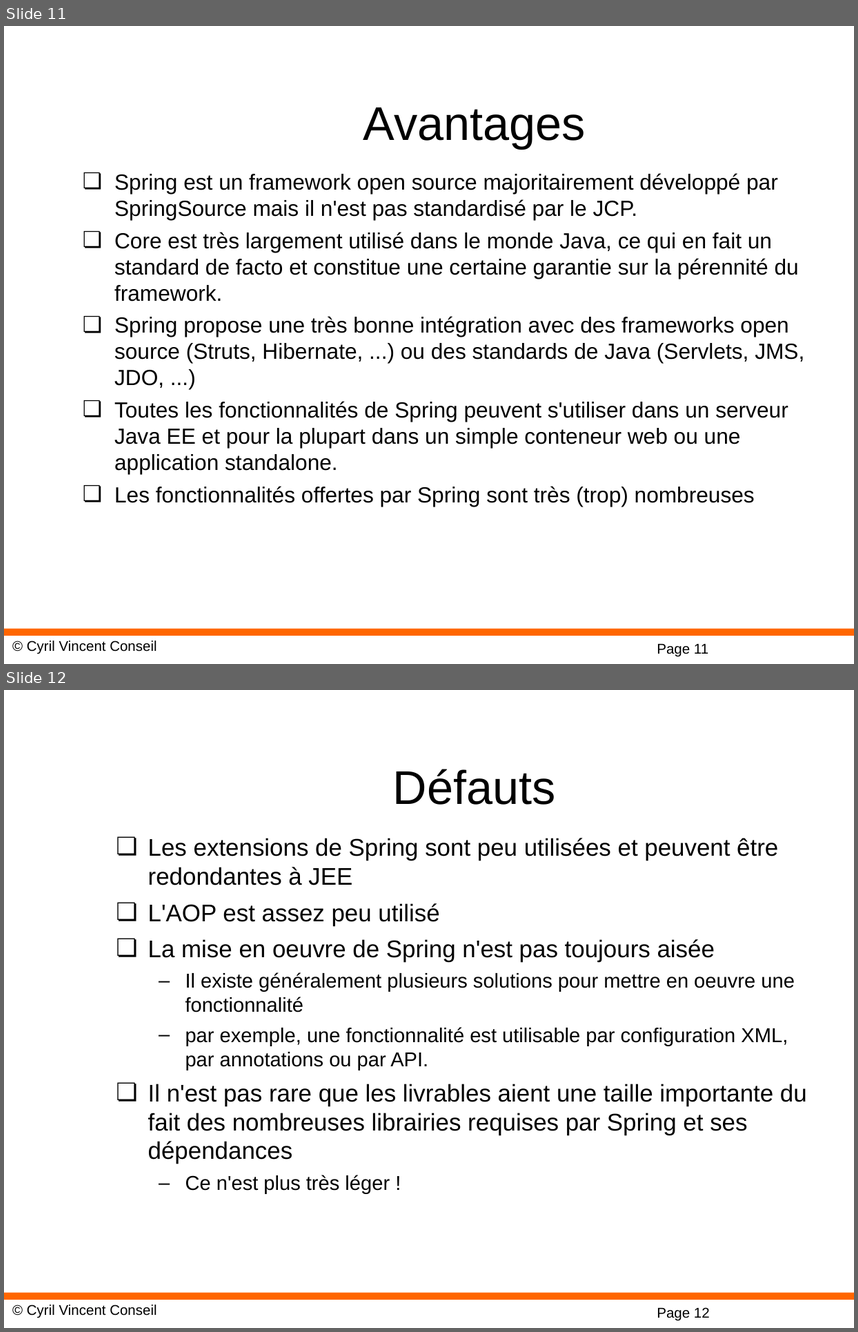
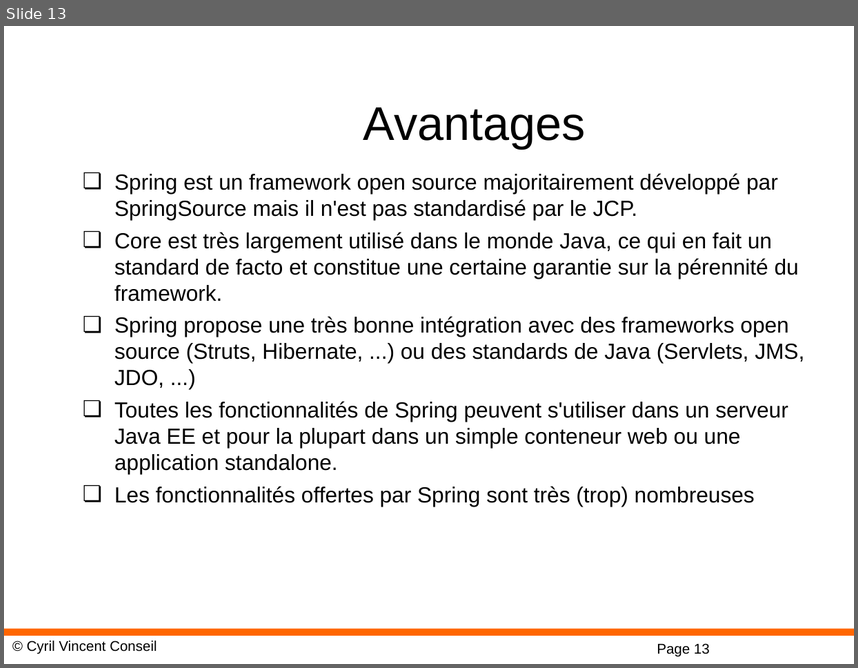
Before and after one commit to cyrilvincent/spring, a slide deck: ppt/01-SpringIntro.ppt. Shown one above the other, each under a label of ours: slides 11 and 12 before the commit, slide 13 after it. The pictures are 858x1332 and 858x668 pixels, drawn with LibreOffice and Linux fonts; fonts in the diff are those of the drawing; background and template pictures are left out. Boxes give left, top, right and bottom in pixels: in the first picture for what was removed or moved away, otherwise in the second. Text is boxed around its words. In the diff, an @@ line names an element or a change of style, - is before the commit and + after.

```diff
--- a/ppt/01-SpringIntro.ppt
+++ b/ppt/01-SpringIntro.ppt
@@ slide 12 removed at box(4, 690, 854, 1328), background #FFFFFF; not listed: 3 template elements that a slide beside it also shows @@
@@ title removed at box(393, 769, 556, 805) @@
-Défauts
@@ text removed at box(148, 838, 807, 1193) @@
-❏ Les extensions de Spring sont peu utilisées et peuvent être redondantes à JEE
-❏ L'AOP est assez peu utilisé
-❏ La mise en oeuvre de Spring n'est pas toujours aisée
-  – Il existe généralement plusieurs solutions pour mettre en oeuvre une fonctionnalité
-  – par exemple, une fonctionnalité est utilisable par configuration XML, par annotations ou par API.
-❏ Il n'est pas rare que les livrables aient une taille importante du fait des nombreuses librairies requises par Spring et ses dépendances
-  – Ce n'est plus très léger !
@@ what was slide 11 is now slide 13 @@
@@ page number at box(657, 643, 710, 657): text changed @@
-Page 11
+Page 13
```
Also in this commit, not shown: 4 slides changed, 5 slides added, 1 other slide removed, 14 other files.
